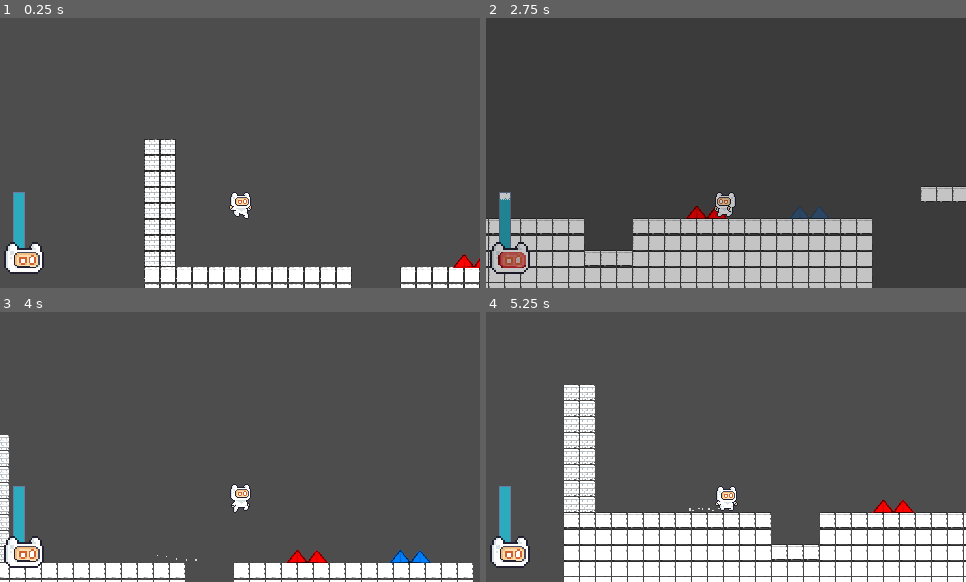
Above: before the commit, frames 1-4 (two rows, left to right).
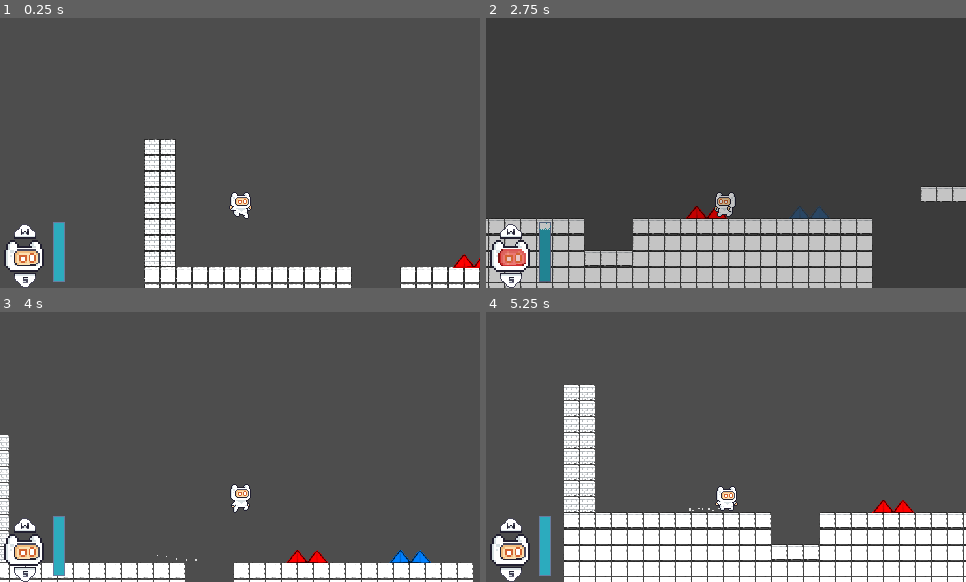
Above: after the commit, the same moments.

Repository: Naathan404/UITxVNG-Group08-NaNaNaNa
Game: Godot game, scene res://dummy_level.tscn
Two runs of this game, one before a commit and one after it. Both use one fixed random seed, a clock stepped at 60 frames per second and the inputs below.
Inputs:
- Up to frame 1 (0.25 s): no input
- Up to frame 2 (2.75 s): hold K (mask_blue) 0.53-1.28 s; hold D (right) 0.53-2.03 s; tap Space (jump) at 0.77, 1.52 s; tap J (mask_red) at 0.8, 1.35 s; tap Down (mask_scroll_down) at 1.55 s; hold A (left) from 2.03 s (still down); hold Down (mask_scroll_down) from 2.03 s (still down); tap Up (mask_scroll_up) at 2.3 s
- Up to frame 3 (4 s): release A (left) at 2.78 s; release Down (mask_scroll_down) at 2.78 s; hold D (right) from 2.78 s (still down); tap Up (mask_scroll_up) at 2.85 s; tap Space (jump) at 3.02, 3.77 s; tap L (unmask) at 3.05 s; hold L (unmask) from 3.53 s (still down); tap K (mask_blue) at 3.8 s
- Up to frame 4 (5.25 s): release D (right) at 4.28 s; release L (unmask) at 4.28 s; hold A (left) 4.28-5.03 s; tap Shift (dash) at 4.35 s; tap Space (jump) at 4.52 s; tap J (mask_red) at 4.55 s; hold D (right) from 5.03 s (still down); hold K (mask_blue) from 5.03 s (still down)

The runs differ from the first frame. In frame 1, 1.8% of the frame differs, in the area x 0-14%, y 64-100%; in frame 2, 2.1%, in the area x 1-14%, y 64-100%; in frame 3, 1.7%; in frame 4, 1.8%.

Commit message:
feat: hint buttons swap mask

Diff:
--- a/scenes/player/game_ui.tscn
+++ b/scenes/player/game_ui.tscn
@@ -2,6 +2,8 @@
 
 [ext_resource type="Script" uid="uid://daeksf1du5ct8" path="res://scripts/ui/game_ui.gd" id="1_cgn3u"]
 [ext_resource type="Texture2D" uid="uid://1axhrtb88p5n" path="res://assets/sprites/ui/avatar_react/none_mask.png" id="1_pnnm1"]
+[ext_resource type="Texture2D" uid="uid://bbmav0iebex4j" path="res://assets/sprites/ui/ui_hint_up_button.png" id="3_hmndv"]
+[ext_resource type="Texture2D" uid="uid://btlea3bdo46r2" path="res://assets/sprites/ui/ui_hint_down_button.png" id="4_p4jm6"]
 
 [sub_resource type="StyleBoxFlat" id="StyleBoxFlat_3j4b4"]
 bg_color = Color(1.353256, 1.353256, 1.353256, 1)
@@ -25,10 +27,10 @@
 script = ExtResource("1_cgn3u")
 
 [node name="OxygenBar" type="ProgressBar" parent="." unique_id=1043581057]
-offset_left = 13.0
-offset_top = 174.0
-offset_right = 25.0
-offset_bottom = 234.0
+offset_left = 53.0
+offset_top = 204.0
+offset_right = 65.0
+offset_bottom = 264.0
 theme_override_styles/background = SubResource("StyleBoxFlat_3j4b4")
 theme_override_styles/fill = SubResource("StyleBoxFlat_yj68g")
 step = 1.0
@@ -49,13 +51,6 @@
 initial_velocity_max = 20.0
 color = Color(0.17254902, 0.67058825, 0.74509805, 1)
 
-[node name="AvatarReact" type="TextureRect" parent="." unique_id=18979545]
-offset_left = -7.0
-offset_top = 211.0
-offset_right = 53.0
-offset_bottom = 271.0
-texture = ExtResource("1_pnnm1")
-
 [node name="DeathScreen" type="ColorRect" parent="." unique_id=558221118]
 anchors_preset = 15
 anchor_right = 1.0
@@ -63,3 +58,33 @@
 grow_horizontal = 2
 grow_vertical = 2
 color = Color(1, 1, 1, 0)
+
+[node name="AvatarReact" type="TextureRect" parent="." unique_id=18979545]
+offset_left = -7.0
+offset_top = 209.0
+offset_right = 53.0
+offset_bottom = 269.0
+texture = ExtResource("1_pnnm1")
+
+[node name="HintUp" type="TextureRect" parent="." unique_id=764313852]
+anchors_preset = 8
+anchor_left = 0.5
+anchor_top = 0.5
+anchor_right = 0.5
+anchor_bottom = 0.5
+offset_left = -235.0
+offset_top = 62.0
+offset_right = -195.0
+offset_bottom = 102.0
+grow_horizontal = 2
+grow_vertical = 2
+pivot_offset = Vector2(20, 20)
+texture = ExtResource("3_hmndv")
+
+[node name="HintDown" type="TextureRect" parent="." unique_id=1660936313]
+offset_left = 5.0
+offset_top = 239.0
+offset_right = 45.0
+offset_bottom = 279.0
+pivot_offset = Vector2(20, 20)
+texture = ExtResource("4_p4jm6")
--- a/scripts/player/fsm/die.gd
+++ b/scripts/player/fsm/die.gd
@@ -20,6 +20,6 @@
 	await anim_sprite.animation_finished
 
 	if obj.game_ui:
-		await obj.game_ui.play_death_transition()
+		await obj.game_ui._play_death_transition()
 
 	obj.get_tree().reload_current_scene()
--- a/scripts/player/player.gd
+++ b/scripts/player/player.gd
@@ -66,6 +66,7 @@
 		return
 	# đổi sang mặt nạ đỏ
 	if event.is_action_pressed("mask_scroll_up"):
+		if game_ui: game_ui._play_hint_bounce(true)
 		if(mask_type == MaskType.NONE):
 			_on_mask_change(MaskType.RED)
 		elif(mask_type == MaskType.RED):
@@ -75,6 +76,8 @@
 		return
 
 	if event.is_action_pressed("mask_scroll_down"):
+		if game_ui: game_ui._play_hint_bounce(false)
+
 		if(mask_type == MaskType.NONE):
 			_on_mask_change(MaskType.BLUE)
 		elif(mask_type == MaskType.BLUE):
@@ -83,21 +86,9 @@
 			_on_mask_change(MaskType.NONE)
 		return
 
-	if event.is_action_pressed("quit"):
-		get_tree().quit
+	#if event.is_action_pressed("quit"):
+		#get_tree().quit
 
-	pass
-
-	#if event.is_action_pressed("mask_red"):
-		#_on_mask_change(MaskType.RED)
-		#return
-	## mặt nạ xanh
-	#elif event.is_action_pressed("mask_blue"):
-		#_on_mask_change(MaskType.BLUE)
-		#return
-	#elif event.is_action_pressed("unmask"):
-		#_on_mask_change(MaskType.NONE)
-		#return
 
 # Hàm đổi mặt nạ
 func _on_mask_change(mask: MaskType) -> bool:
@@ -131,5 +122,7 @@
 
 func _on_death() -> void:
 	is_dead = true
+	multiplier = 0.0
+	if game_ui: game_ui.update_ui(current_oxygen, max_oxygen, mask_type, is_oxygen_decreased)
 	print("Người chơi đã die -> Reset màn chơi")
 	fsm.change_state(fsm.states.die)
--- a/scripts/ui/game_ui.gd
+++ b/scripts/ui/game_ui.gd
@@ -1,10 +1,13 @@
 extends CanvasLayer
 class_name GameUI
 
+# get nodes
 @onready var oxygen_bar: ProgressBar = $OxygenBar
 @onready var avatar_react: TextureRect = $AvatarReact
 @onready var oxygen_particle: CPUParticles2D = $OxygenBar/OxygenRanOutParticles
 @onready var death_screen: ColorRect = $DeathScreen
+@onready var hint_up: TextureRect = $HintUp
+@onready var hint_down: TextureRect = $HintDown
 
 
 const AVATAR_NONE = preload("res://assets/sprites/ui/avatar_react/none_mask.png")
@@ -70,10 +73,26 @@
 	# Cộng dồn độ lệch ngẫu nhiên vào vị trí gốc
 	avatar_react.position = avatar_original_position + Vector2(random_x, random_y)
 
-func play_death_transition() -> Signal:
+func _play_death_transition() -> Signal:
 	death_screen.color = Color(0, 0, 0, 0.0)
 
 	var tween = create_tween()
 	tween.tween_property(death_screen, "color:a", 1.0, 0.5)
 
 	return tween.finished
+
+func _play_hint_bounce(is_scroll_up: bool) -> void:
+	var tween = create_tween()
+	if(is_scroll_up):
+		tween.tween_property(hint_up, "scale", Vector2(1.3, 1.3), 0.1).set_trans(Tween.TRANS_SINE)
+		tween.tween_property(hint_up, "scale", Vector2(1.0, 1.0), 0.1).set_trans(Tween.TRANS_BOUNCE)
+		hint_up.modulate = Color(1.5, 1.5, 1.5)
+		tween.parallel().tween_property(hint_up, "modulate", Color(1.0, 1.0, 1.0), 0.2)
+	else:
+		tween.tween_property(hint_down, "scale", Vector2(1.3, 1.3), 0.1).set_trans(Tween.TRANS_SINE)
+		tween.tween_property(hint_down, "scale", Vector2(1.0, 1.0), 0.1).set_trans(Tween.TRANS_BOUNCE)
+		hint_down.modulate = Color(1.5, 1.5, 1.5)
+		tween.parallel().tween_property(hint_down, "modulate", Color(1.0, 1.0, 1.0), 0.2)
+
+
+	pass
Binary file added: assets/sprites/ui/button_ui.png
Not shown, added: assets/sprites/ui/button_ui.png.import
Binary file added: assets/sprites/ui/ui_hint_down_button.png
Not shown, added: assets/sprites/ui/ui_hint_down_button.png.import
Binary file added: assets/sprites/ui/ui_hint_up_button.png
Not shown, added: assets/sprites/ui/ui_hint_up_button.png.import
